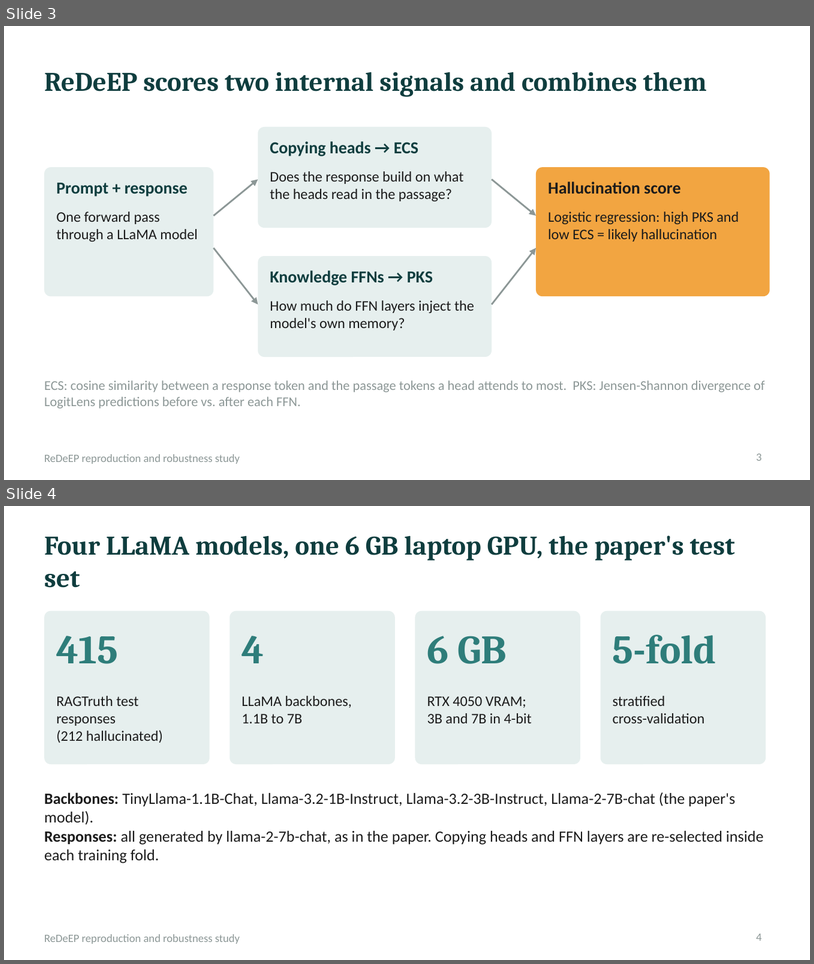
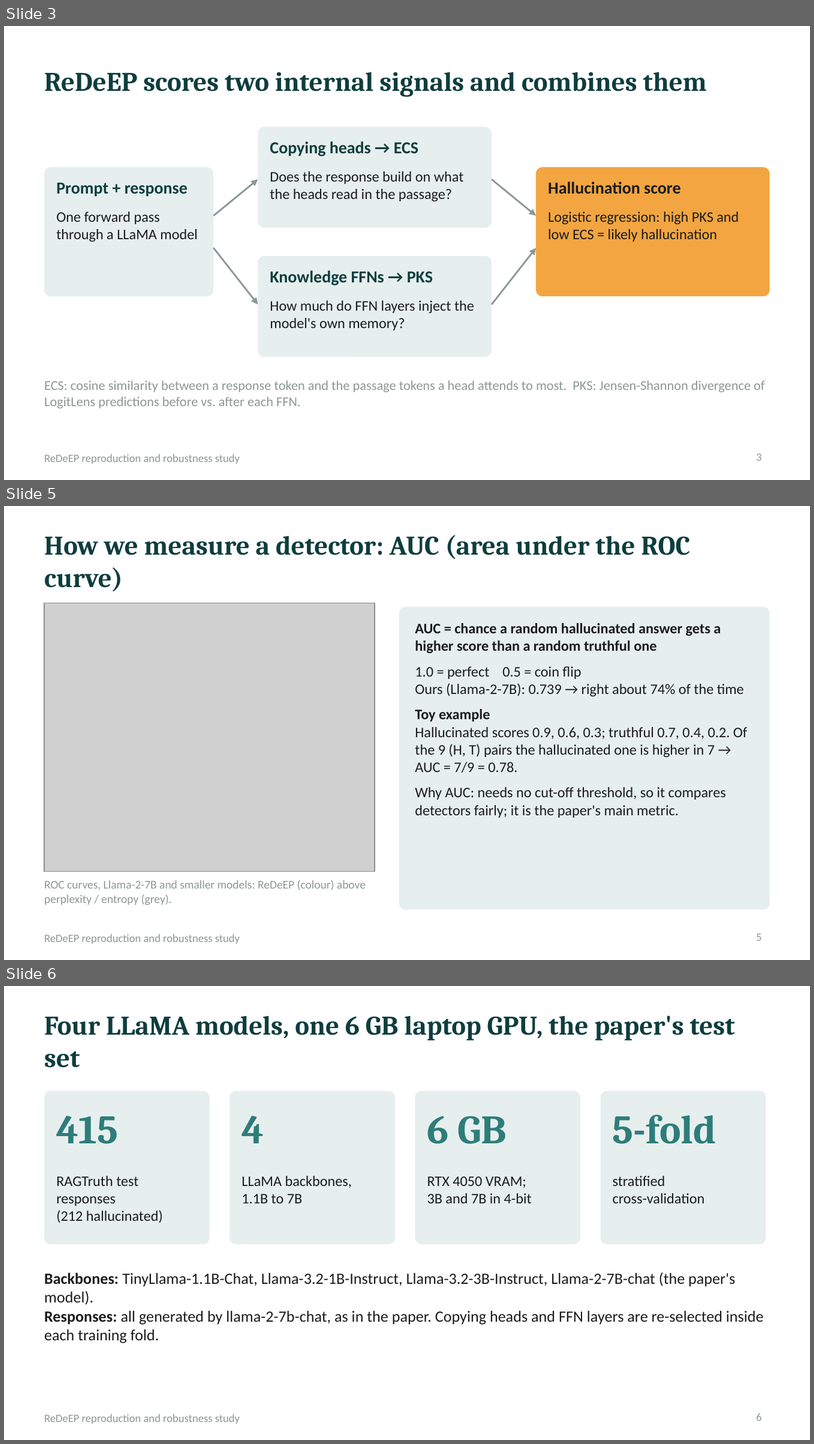
Before and after one commit to ad1thyaaa/ReDeEP-Reproduction-Robustness, a slide deck: presentation/ReDeEP_presentation.pptx. Shown one above the other, each under a label of ours: slides 3 and 4 before the commit, slides 3, 5 and 6 after it; the slides between them are not shown. The pictures are 814x964 and 814x1444 pixels, drawn with LibreOffice and Linux fonts; fonts in the diff are those of the drawing; grey boxes stand for pictures. Boxes give left, top, right and bottom in pixels: in the first picture for what was removed or moved away, otherwise in the second. Text is boxed around its words. In the diff, an @@ line names an element or a change of style, - is before the commit and + after.

```diff
--- a/presentation/ReDeEP_presentation.pptx
+++ b/presentation/ReDeEP_presentation.pptx
@@ slide 5 added at [4, 506, 810, 960], background #FFFFFF; not listed: 1 template element that a slide beside it also shows @@
@@ title added at [44, 535, 690, 591], 24 pt, text #0F3D3E, bold @@
+How we measure a detector: AUC (area under the ROC curve)
@@ picture added at [44, 603, 375, 871] @@
@@ rounded rectangle added at [399, 607, 770, 909], fill #E6EFEE @@
@@ text added at [415, 623, 747, 817], 13 pt, text #1B1B1B @@
+AUC = chance a random hallucinated answer gets a higher score than a random truthful one
+1.0 = perfect 0.5 = coin flip
+Ours (Llama-2-7B): 0.739 → right about 74% of the time
+Toy example
+Hallucinated scores 0.9, 0.6, 0.3; truthful 0.7, 0.4, 0.2. Of the 9 (H, T) pairs the hallucinated one is higher in 7 → AUC = 7/9 = 0.78.
+Why AUC: needs no cut-off threshold, so it compares detectors fairly; it is the paper's main metric.
@@ text added at [44, 880, 366, 904], 10.5 pt, text #8C9796 @@
+ROC curves, Llama-2-7B and smaller models: ReDeEP (colour) above perplexity / entropy (grey).
@@ page number added at [756, 933, 762, 940], 10 pt, text #8C9796 @@
+5
@@ what was slide 4 is now slide 6 @@
@@ page number at [756, 1413, 762, 1420]: text changed @@
-4
+6
```
Also in this commit, not shown: 4 slides changed, 1 other slide added, 2 other files.
